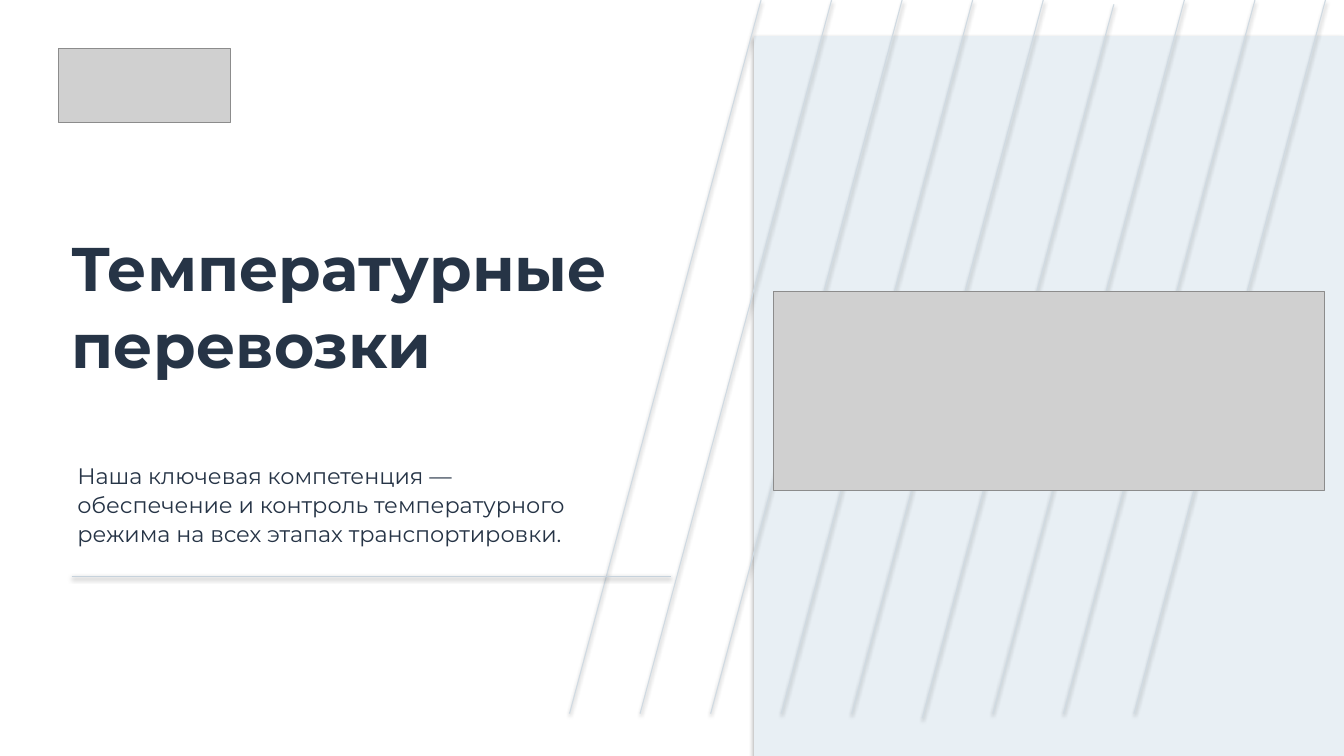
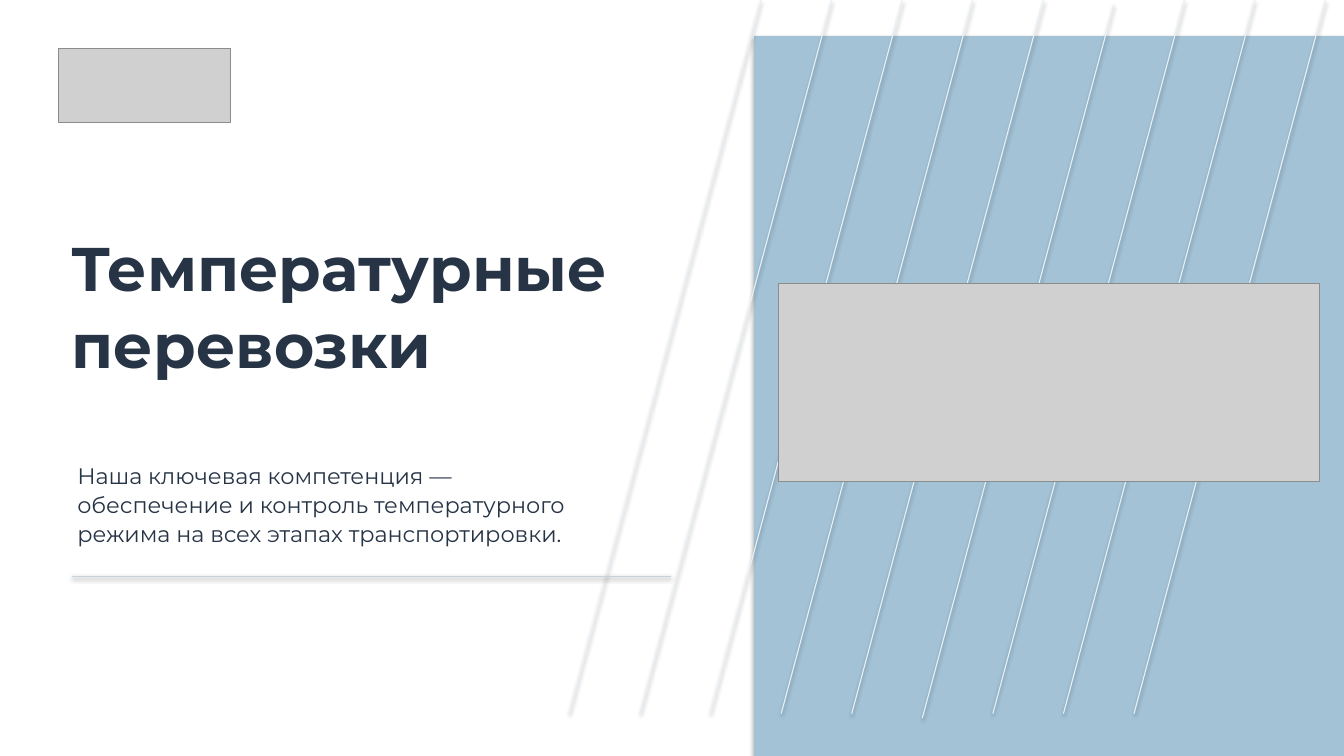
Before and after one commit to clouderefresh-arch/presentation, a slide deck: slide 1 of OLS-presentation.pptx. Drawn at 1344x756 pixels with LibreOffice and Linux fonts; fonts in the diff are those of the drawing; grey boxes stand for pictures. Boxes give left, top, right and bottom in pixels: in the first picture for what was removed or moved away, otherwise in the second. Text is boxed around its words. In the diff, an @@ line names an element or a change of style, - is before the commit and + after.

```diff
--- a/OLS-presentation.pptx
+++ b/OLS-presentation.pptx
@@ line (761, 0) - (570, 714): stroke #D0DAE2 0.8 pt to #E7F0F6 0.8 pt @@
@@ line (832, 0) - (640, 714): stroke #D0DAE2 0.8 pt to #E7F0F6 0.8 pt @@
@@ line (902, 0) - (711, 714): stroke #D0DAE2 0.8 pt to #E7F0F6 0.8 pt @@
@@ line (973, 0) - (781, 714): stroke #D0DAE2 0.8 pt to #E7F0F6 0.8 pt @@
@@ line (1044, 0) - (852, 714): stroke #D0DAE2 0.8 pt to #E7F0F6 0.8 pt @@
@@ line (1114, 4) - (923, 718): stroke #D0DAE2 0.8 pt to #E7F0F6 0.8 pt @@
@@ line (1185, 0) - (993, 714): stroke #D0DAE2 0.8 pt to #E7F0F6 0.8 pt @@
@@ line (1255, 0) - (1064, 714): stroke #D0DAE2 0.8 pt to #E7F0F6 0.8 pt @@
@@ line (1326, 0) - (1134, 714): stroke #D0DAE2 0.8 pt to #E7F0F6 0.8 pt @@
@@ rectangle at box(754, 36, 1344, 756): fill #E8EFF4 to #A3C2D6 @@
@@ picture: place and size @@
-picture at box(773, 291, 1325, 491)
+picture at box(779, 283, 1320, 481)
```
Also in this commit, not shown: 2 other slides changed, 1 other file.
